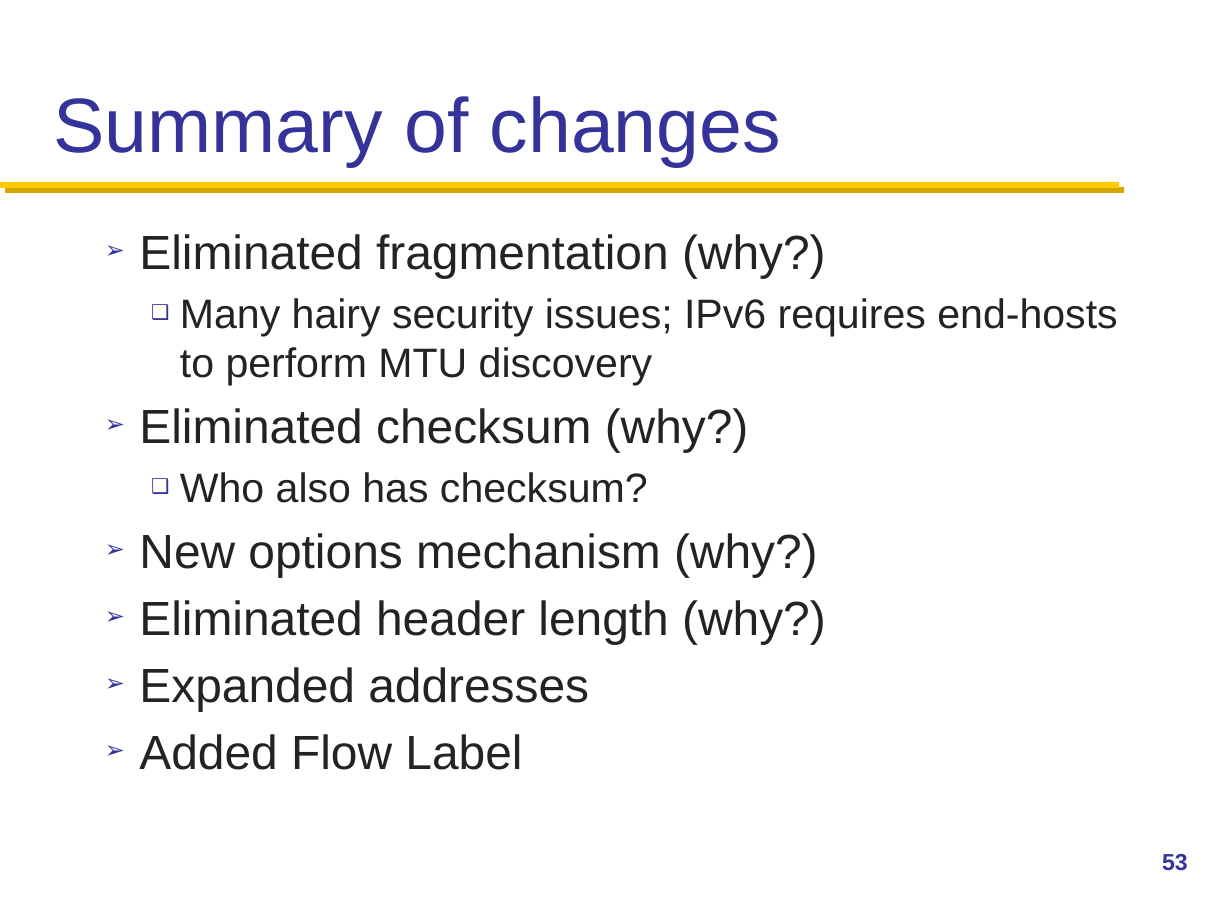
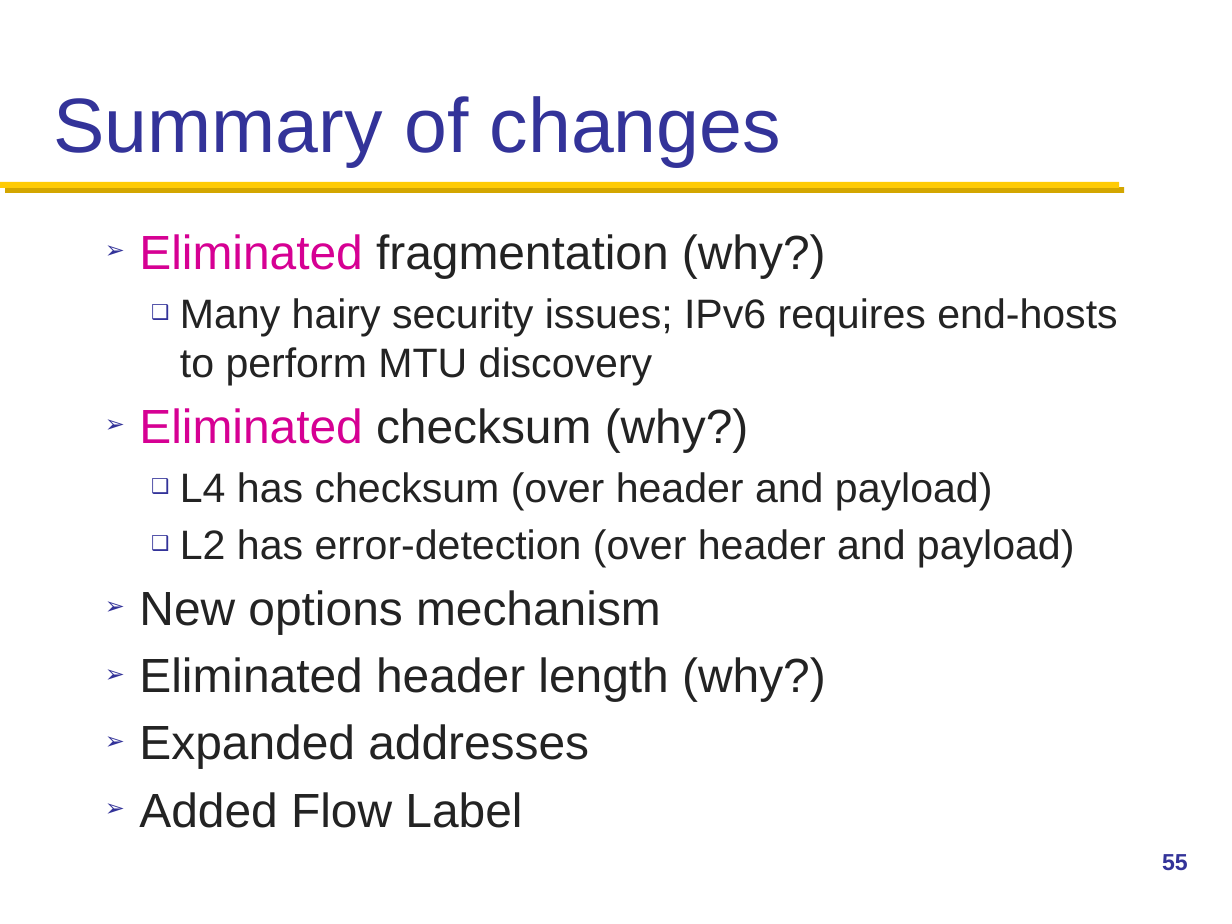
Before and after one commit to henryhxu/CSCI4430-ESTR4120, a slide deck: slide 55 of lec/lec10.pptx (slide 53 before the commit). Drawn at 1232x924 pixels with LibreOffice and Linux fonts; fonts in the diff are those of the drawing; background and template pictures are left out. Boxes give left, top, right and bottom in pixels: in the first picture for what was removed or moved away, otherwise in the second. Text is boxed around its words. In the diff, an @@ line names an element or a change of style, - is before the commit and + after.

Commit message:
lec10 updated

```diff
--- a/lec/lec10.pptx
+++ b/lec/lec10.pptx
@@ text at (139,234,826,452): text colour #232323 to #D60093 in "Eliminated", "Eliminated" @@
@@ text at (139,472,1075,634): text changed; size 28 to 24 pt @@
-  ❑ Who also has checksum?
-➢ New options mechanism (why?)
+  ❑ L4 has checksum (over header and payload)
+  ❑ L2 has error-detection (over header and payload)
+➢ New options mechanism
@@ page number at (1162,854,1188,871): text changed @@
-53
+55
```
Also in this commit, not shown: 12 other slides changed, 2 slides added.
